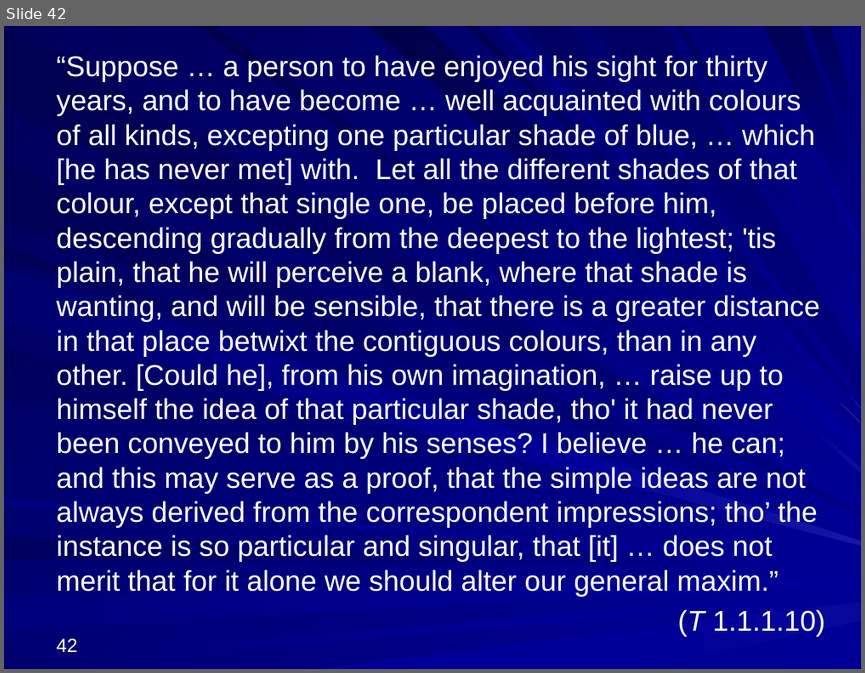
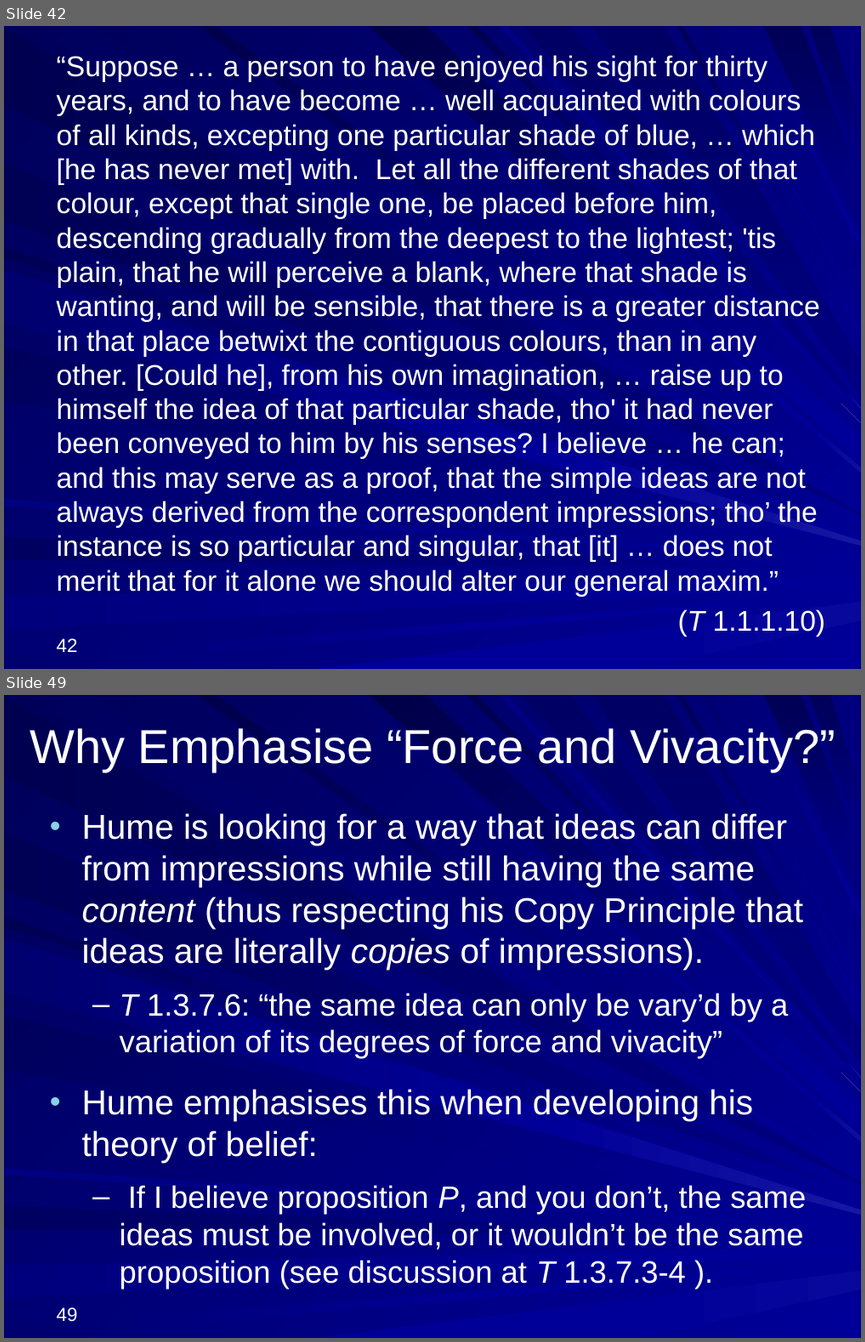
Before and after one commit to englishphilosophy/hume-texts-online, a slide deck: teaching/lectures/2025_Hume_MT_current.pptx. Shown one above the other, each under a label of ours: slide 42 before the commit, slides 42 and 49 after it; the slides between them are not shown. The pictures are 865x673 and 865x1342 pixels, drawn with LibreOffice and Linux fonts; fonts in the diff are those of the drawing. Boxes give left, top, right and bottom in pixels: in the first picture for what was removed or moved away, otherwise in the second. Text is boxed around its words. In the diff, an @@ line names an element or a change of style, - is before the commit and + after.

```diff
--- a/teaching/lectures/2025_Hume_MT_current.pptx
+++ b/teaching/lectures/2025_Hume_MT_current.pptx
@@ slide 49 added at box(4, 695, 861, 1338), background gradient #000078 to #000099; not listed: 37 template elements that a slide beside it also shows @@
@@ title added at box(30, 728, 835, 771), 40 pt, text #FFFFFF @@
+Why Emphasise “Force and Vivacity?”
@@ text added at box(82, 813, 806, 1288), 29 pt, text #FFFFFF @@
+• Hume is looking for a way that ideas can differ from impressions while still having the same content (thus respecting his Copy Principle that ideas are literally copies of impressions).
+  – T 1.3.7.6: “the same idea can only be vary’d by a variation of its degrees of force and vivacity”
+• Hume emphasises this when developing his theory of belief:
+  – If I believe proposition P, and you don’t, the same ideas must be involved, or it wouldn’t be the same proposition (see discussion at T 1.3.7.3-4 ).
@@ page number added at box(57, 1307, 78, 1321), 16 pt, text #FFFFFF @@
+49
```
Also in this commit, not shown: 2 slides changed, 41 other slides added, 2 other files.
